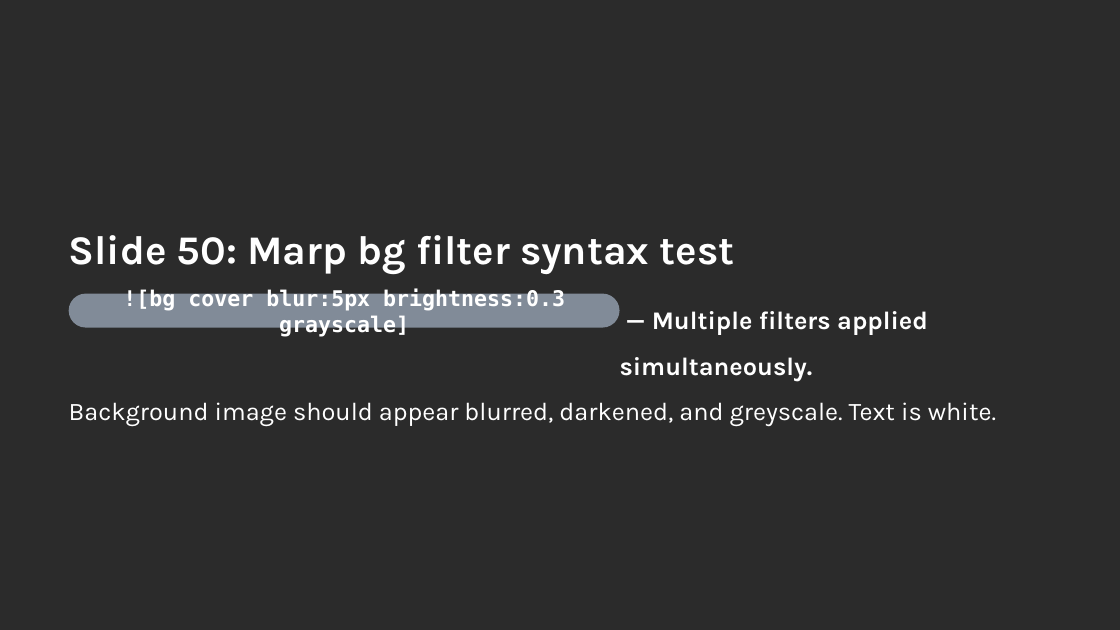
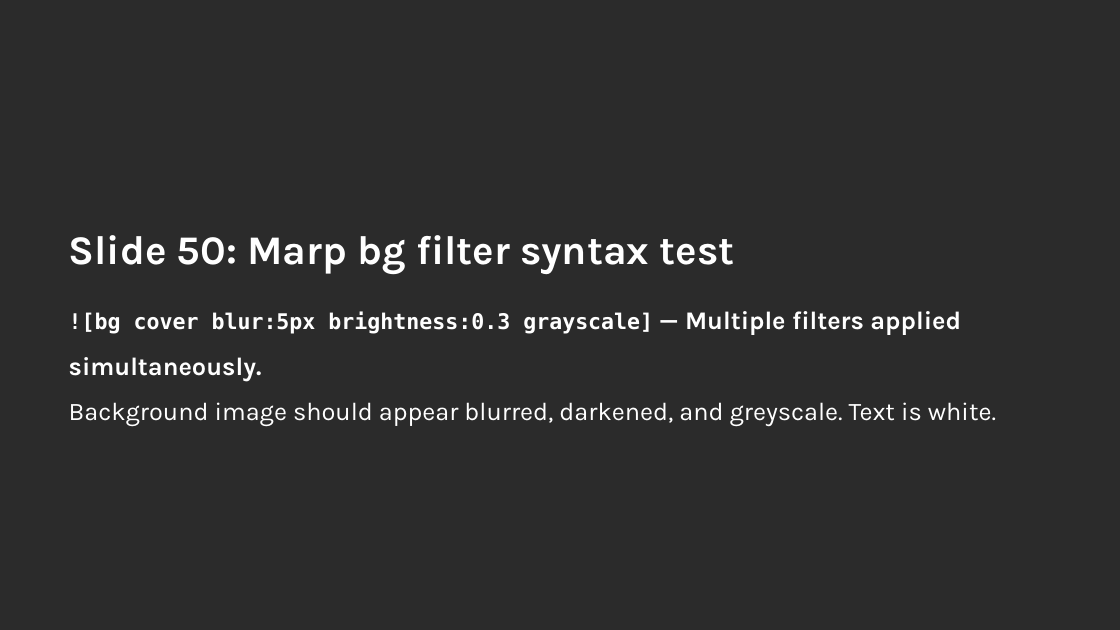
Before and after one commit to KatsuYuzu/marp-to-editable-pptx, a slide deck: slide 50 of output-pptx/test-output.pptx. Drawn at 1120x630 pixels with LibreOffice and Linux fonts; fonts in the diff are those of the drawing; background and template pictures are left out; a plain dark background stands for a picture behind light text. Boxes give left, top, right and bottom in pixels: in the first picture for what was removed or moved away, otherwise in the second. Text is boxed around its words. In the diff, an @@ line names an element or a change of style, - is before the commit and + after.

```diff
--- a/output-pptx/test-output.pptx
+++ b/output-pptx/test-output.pptx
@@ text "![bg cover blur:5px brightness:0.3 grayscale] ..." at (69,311,961,381): vertical alignment middle to top @@
@@ rounded rectangle removed at (69,294,620,328) @@
@@ text at (69,311,961,381): text changed @@
-![bg cover blur:5px brightness:0.3 grayscale]
+![bg cover blur:5px brightness:0.3 grayscale] — Multiple filters applied simultaneously.
@@ text removed at (620,311,928,381) @@
-— Multiple filters applied simultaneously.
```
Also in this commit, not shown: 11 other slides changed, 5 other files.
